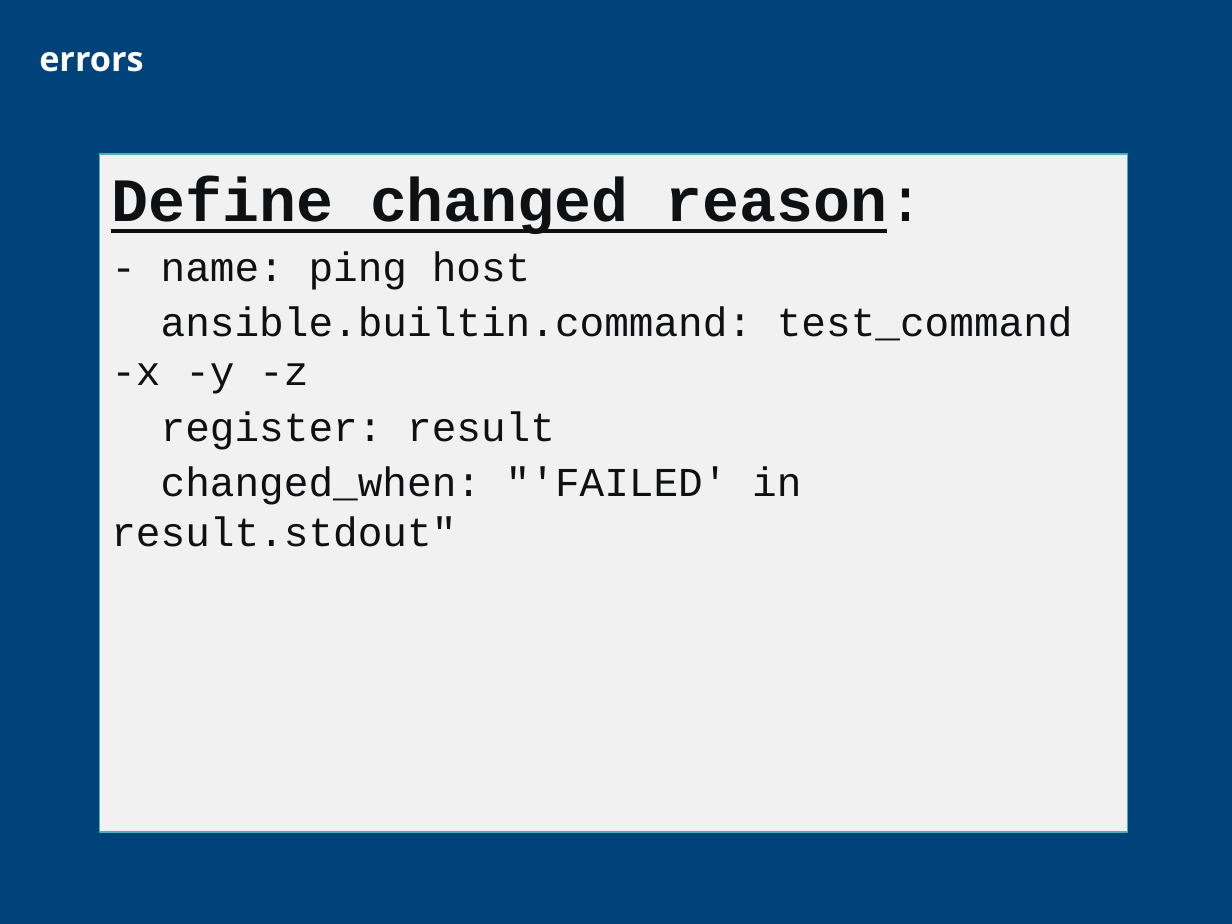
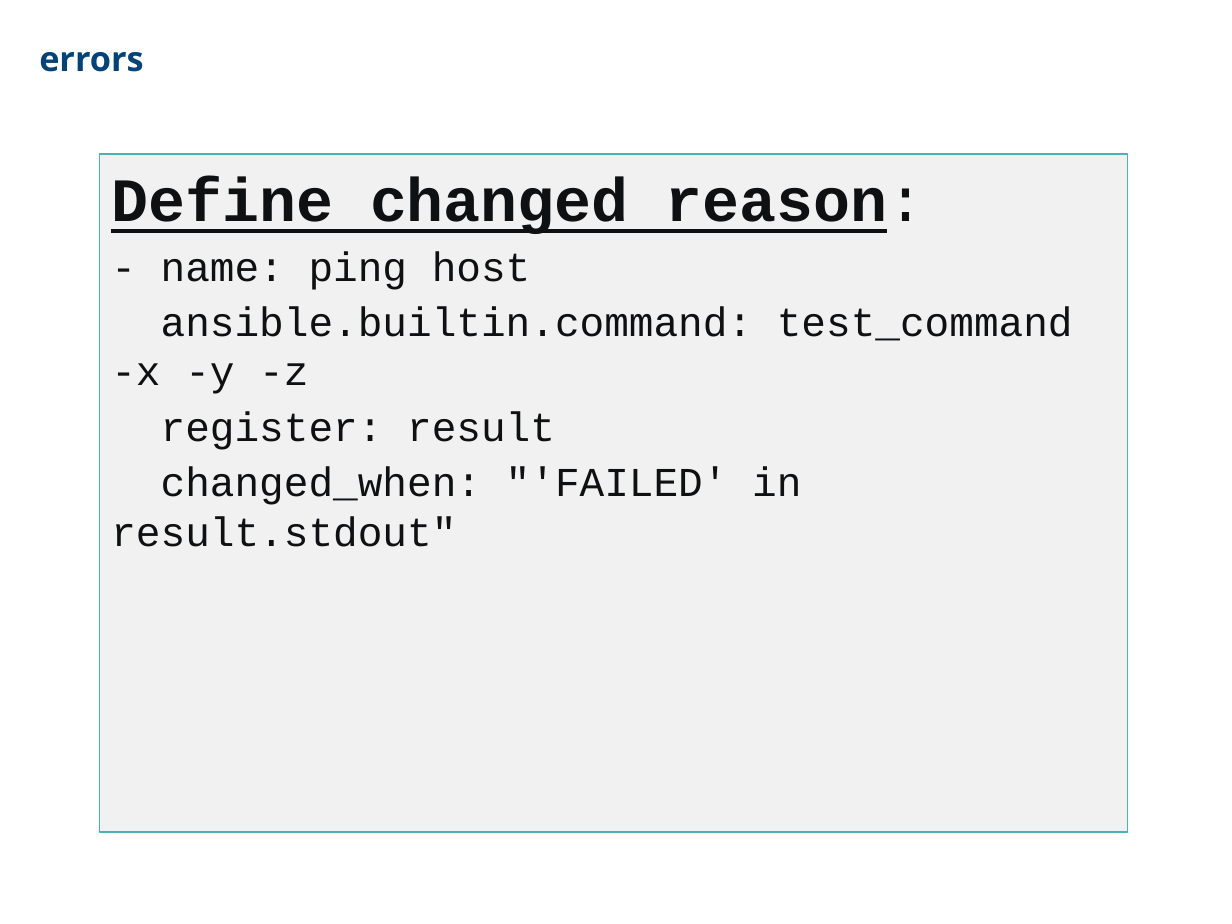
Before and after one commit to CCoupel/ansible-training, a slide deck: slide 73 of Ansible Training.pptx. Drawn at 1232x924 pixels with LibreOffice and Linux fonts; fonts in the diff are those of the drawing; background and template pictures are left out. Boxes give left, top, right and bottom in pixels: in the first picture for what was removed or moved away, otherwise in the second. Text is boxed around its words. In the diff, an @@ line names an element or a change of style, - is before the commit and + after.

```diff
--- a/Ansible Training.pptx
+++ b/Ansible Training.pptx
@@ background picture (left out) to #FFFFFF @@
@@ free "errors" at box(39, 37, 768, 85): text colour #FFFFFF to #00437A @@
```
Also in this commit, not shown: 221 other slides changed, 1 slide added, 1 slide removed.
